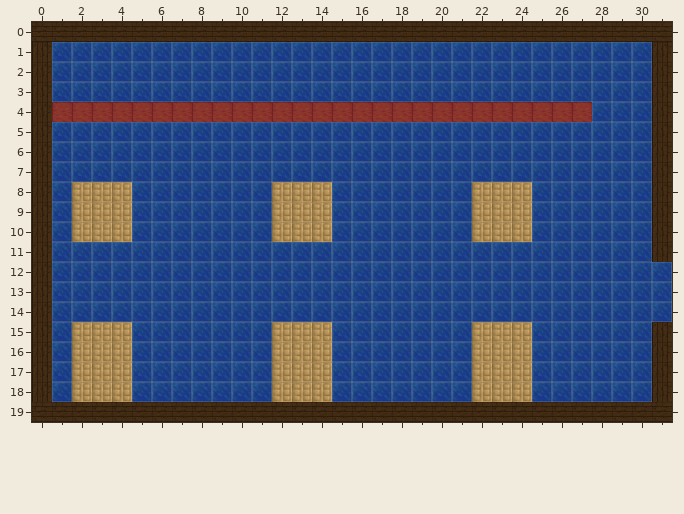
Tiled map (JSON), stored at assets/tilemaps/Cafeteria.json. Above is the file before it was changed.
Cells are 32x32 px. Shown: x 0..31, y 0..19.
And afterwards:
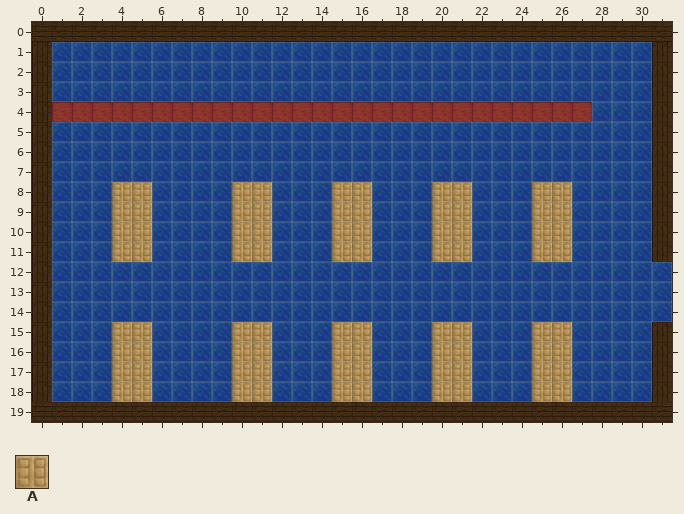
Key: from "tilemap_cafeteria": A 1.
_ is an empty cell, . an unchanged one.
What changed:
--- layer "Colisionables"
@@ x 2..26 @@
- 8 AA._....__AAA__...__AAA__
- 9 AA._....__AAA__...__AAA__
-10 AA._....__AAA__...__AAA__
-11 ..__....__...__...__...__
+ 8 __.A....AA___AA...AA___AA
+ 9 __.A....AA___AA...AA___AA
+10 __.A....AA___AA...AA___AA
+11 ..AA....AA...AA...AA...AA
@@ x 2..26 @@
-15 AA._....__AAA__...__AAA__
-16 AA._....__AAA__...__AAA__
-17 AA._....__AAA__...__AAA__
-18 AA._....__AAA__...__AAA__
+15 __.A....AA___AA...AA___AA
+16 __.A....AA___AA...AA___AA
+17 __.A....AA___AA...AA___AA
+18 __.A....AA___AA...AA___AA
